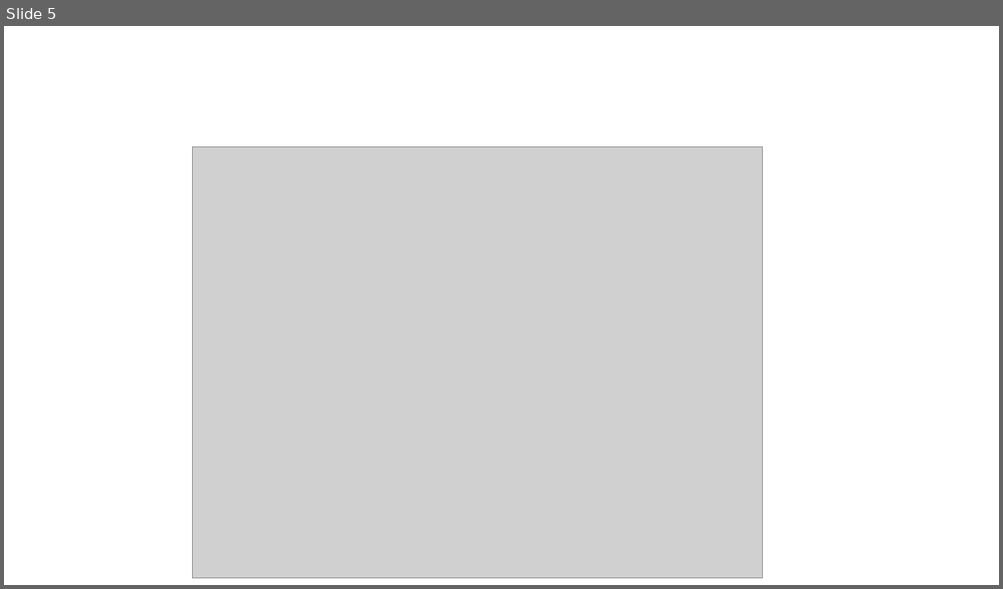
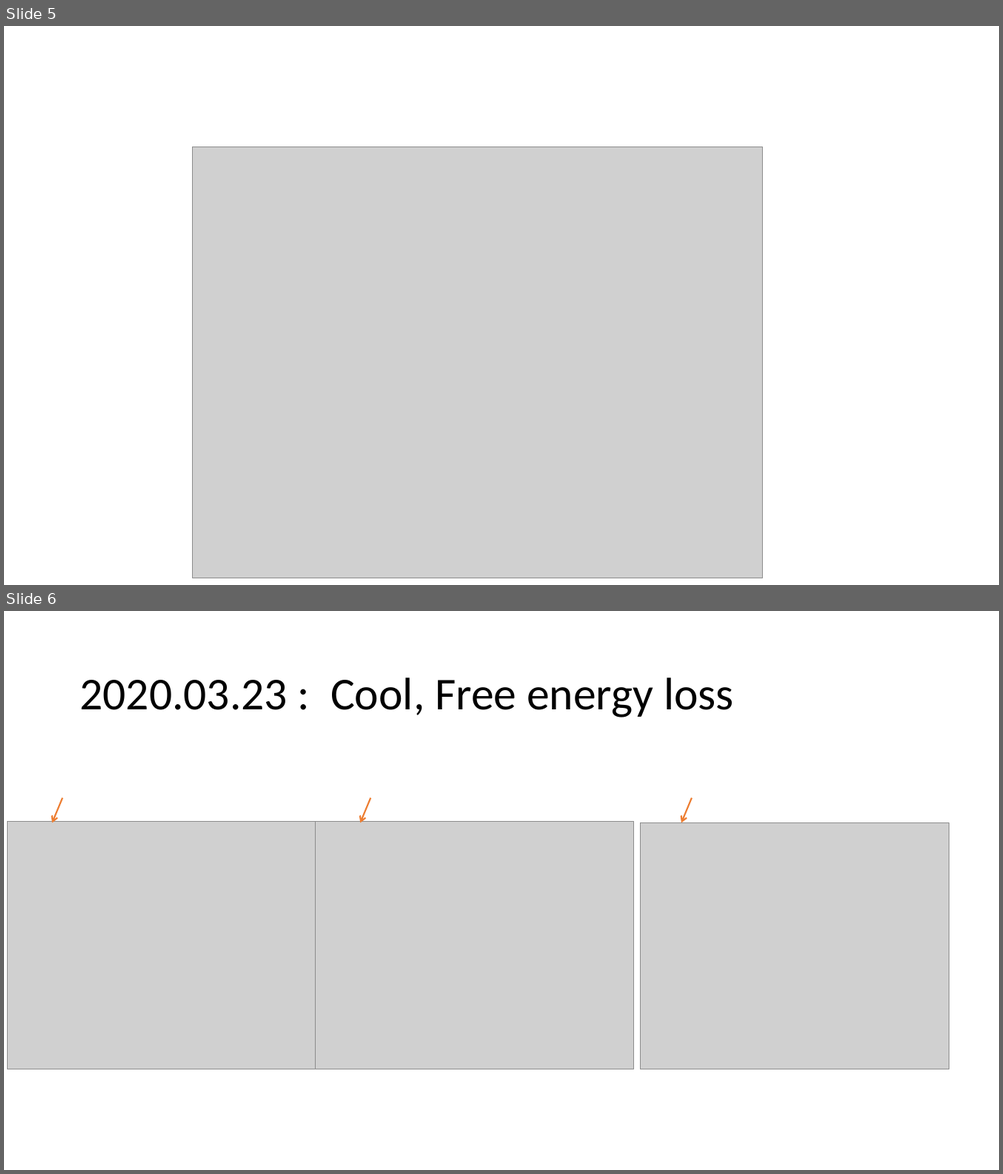
Before and after one commit to Sharon-Liang/JuliaCMPO, a slide deck: notes/cmpo running notes.pptx. Shown one above the other, each under a label of ours: slide 5 before the commit, slides 5 and 6 after it. The pictures are 1003x589 and 1003x1174 pixels, drawn with LibreOffice and Linux fonts; fonts in the diff are those of the drawing; grey boxes stand for pictures. Boxes give left, top, right and bottom in pixels: in the first picture for what was removed or moved away, otherwise in the second. Text is boxed around its words. In the diff, an @@ line names an element or a change of style, - is before the commit and + after.

```diff
--- a/notes/cmpo running notes.pptx
+++ b/notes/cmpo running notes.pptx
@@ slide 6 added at box(4, 611, 999, 1170), background #FFFFFF @@
@@ title added at box(79, 678, 734, 718), 44 pt, text #000000 @@
+2020.03.23 : Cool, Free energy loss
@@ arrow added from (62, 798) to (53, 823), #ED7D31 1.5 pt @@
@@ arrow added from (370, 798) to (360, 823), #ED7D31 1.5 pt @@
@@ arrow added from (692, 798) to (681, 823), #ED7D31 1.5 pt @@
@@ picture added at box(7, 821, 332, 1069) @@
@@ picture added at box(315, 821, 634, 1070) @@
@@ picture added at box(640, 823, 948, 1070) @@
```
Also in this commit, not shown: 1 slide changed, 2 other slides added, 1 slide removed, 27 other files.
